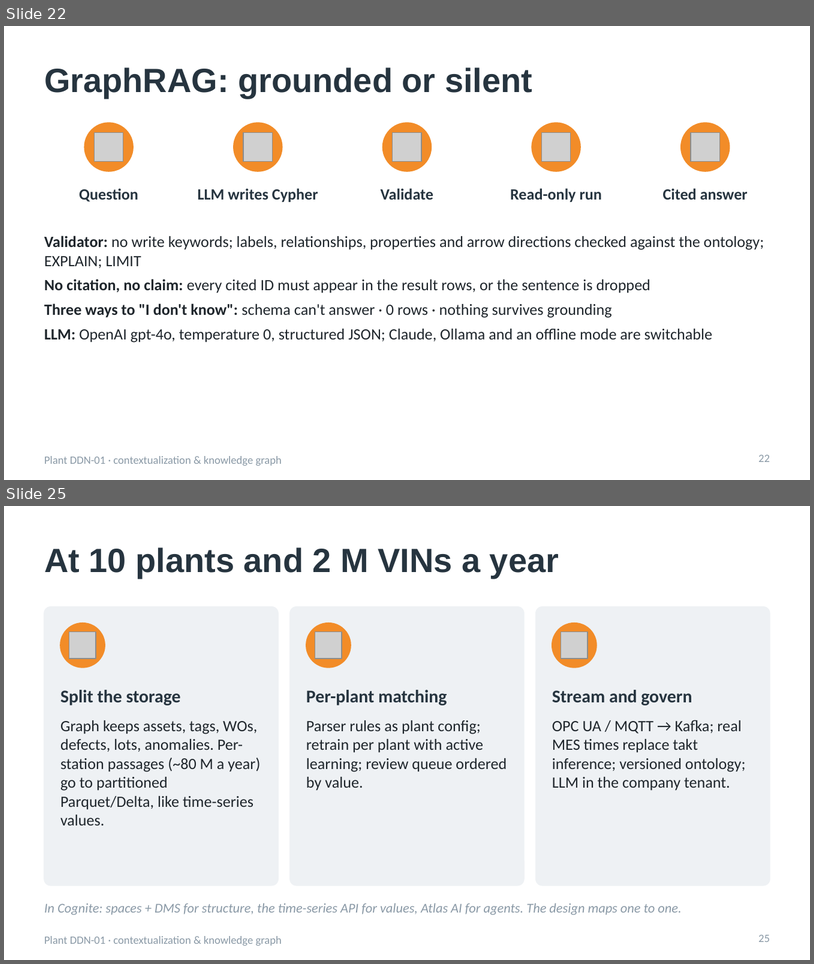
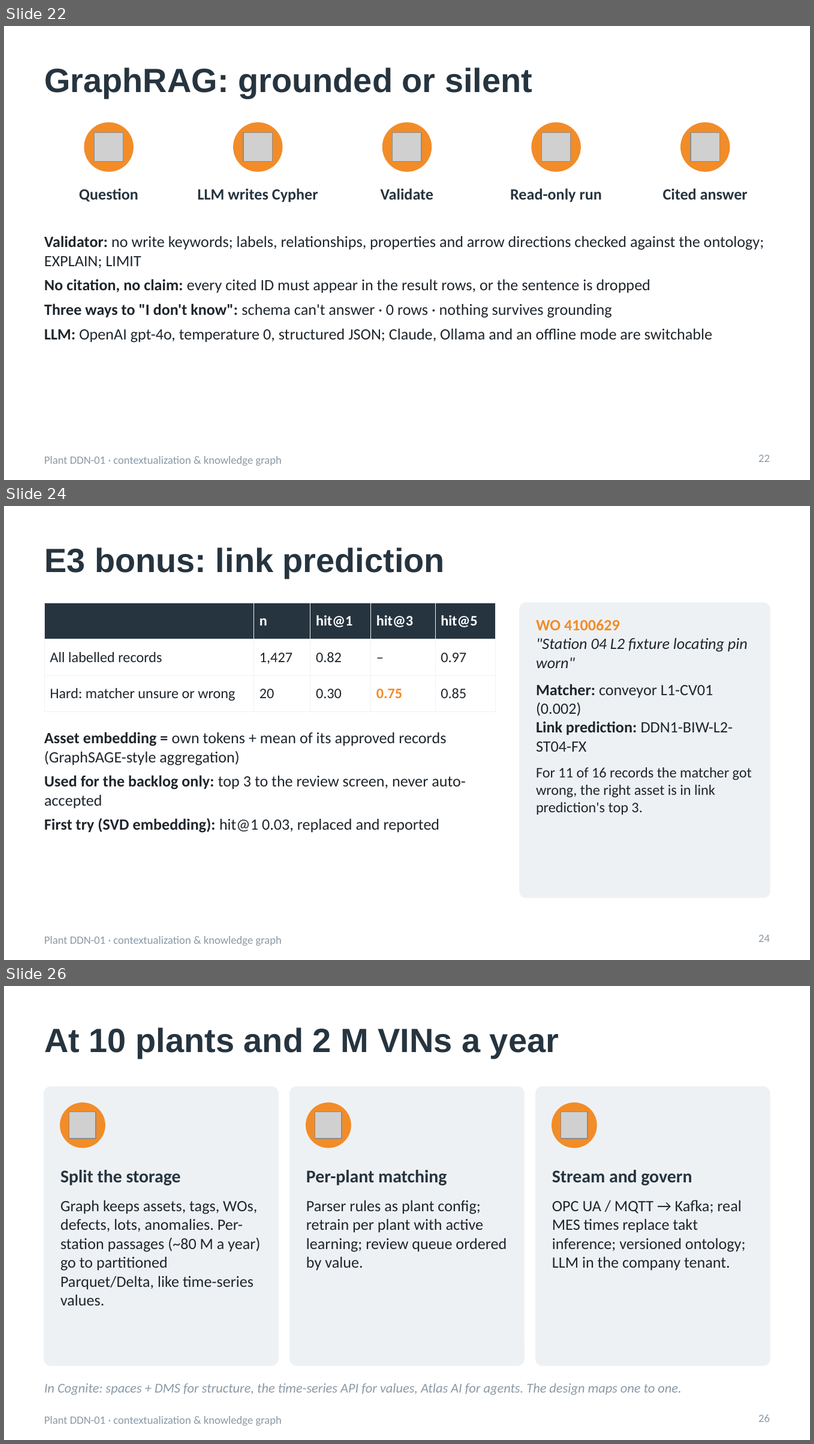
Before and after one commit to akashnegetive/Industrial-AI-Automobile-Manufacturing-Plant, a slide deck: slides/DDN01_interview.pptx. Shown one above the other, each under a label of ours: slides 22 and 25 before the commit, slides 22, 24 and 26 after it; the slides between them are not shown. The pictures are 814x964 and 814x1444 pixels, drawn with LibreOffice and Linux fonts; fonts in the diff are those of the drawing; grey boxes stand for pictures. Boxes give left, top, right and bottom in pixels: in the first picture for what was removed or moved away, otherwise in the second. Text is boxed around its words. In the diff, an @@ line names an element or a change of style, - is before the commit and + after.

Commit message:
Three-band confidence gate and E3 link prediction (bonus)
- match_ml.thresholds(): backlog cut-off read from out-of-fold data (top candidate right <= 25%); work orders
  2,846 auto / 70 review / 52 backlog, tags no backlog (low scores were still right)
- Backlog work orders that explain an anomaly are pulled into review; review app gets a Backlog tab
- linkpred.py (E3): asset embeddings by aggregating approved links (GraphSAGE-style mean, no weights);
  hit@1 0.82, hard cases hit@3 0.75; backlog records routed to review with the top 3; SVD first try reported
- Matcher saves out-of-fold predictions for fair comparison; pipeline 18 steps; 102 tests
- Report (12 pages), README, slides (31) and docs updated

```diff
--- a/slides/DDN01_interview.pptx
+++ b/slides/DDN01_interview.pptx
@@ slide 24 added at <box>4,506,810,960</box>, background #FFFFFF; not listed: 1 template element that a slide beside it also shows @@
@@ title added at <box>44,547,445,578</box>, 30 pt, text #26343F, bold @@
+E3 bonus: link prediction
@@ table added at <box>44,603,496,703</box>, 3 rows, 5 columns @@
+ | n | hit@1 | hit@3 | hit@5
+All labelled records | 1,427 | 0.82 | – | 0.97
+Hard: matcher unsure or wrong | 20 | 0.30 | 0.75 | 0.85
@@ rounded rectangle added at <box>520,603,770,897</box>, fill #EEF1F4, outline #EEF1F4 1 pt @@
@@ text added at <box>536,619,752,814</box>, 14 pt, text #1E252B @@
+WO 4100629
+"Station 04 L2 fixture locating pin worn"
+Matcher: conveyor L1-CV01 (0.002)
+Link prediction: DDN1-BIW-L2-ST04-FX
+For 11 of 16 records the matcher got wrong, the right asset is in link prediction's top 3.
@@ text added at <box>44,732,466,832</box>, 14 pt, text #1E252B @@
+• Asset embedding = own tokens + mean of its approved records (GraphSAGE-style aggregation)
+• Used for the backlog only: top 3 to the review screen, never auto-accepted
+• First try (SVD embedding): hit@1 0.03, replaced and reported
@@ page number added at <box>759,934,770,942</box>, 10 pt, text #8A99A6 @@
+24
@@ what was slide 25 is now slide 26 @@
@@ page number at <box>759,1414,770,1422</box>: text changed @@
-25
+26
```
Also in this commit, not shown: 5 slides changed, 22 other files.
